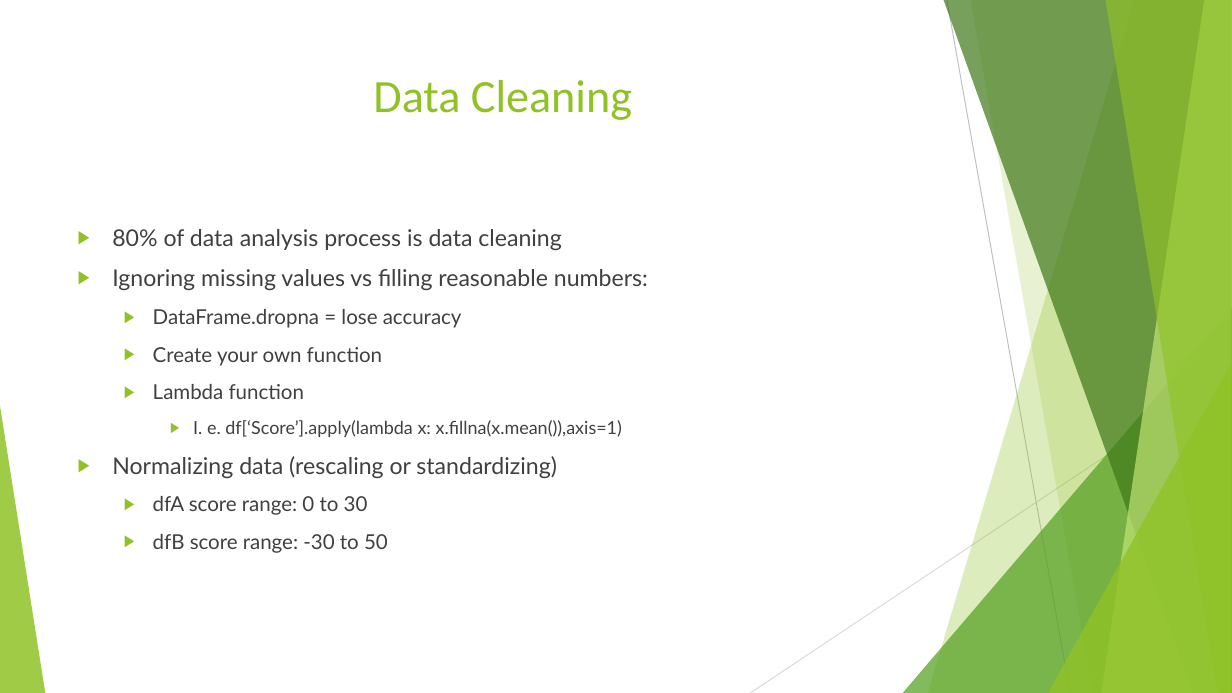
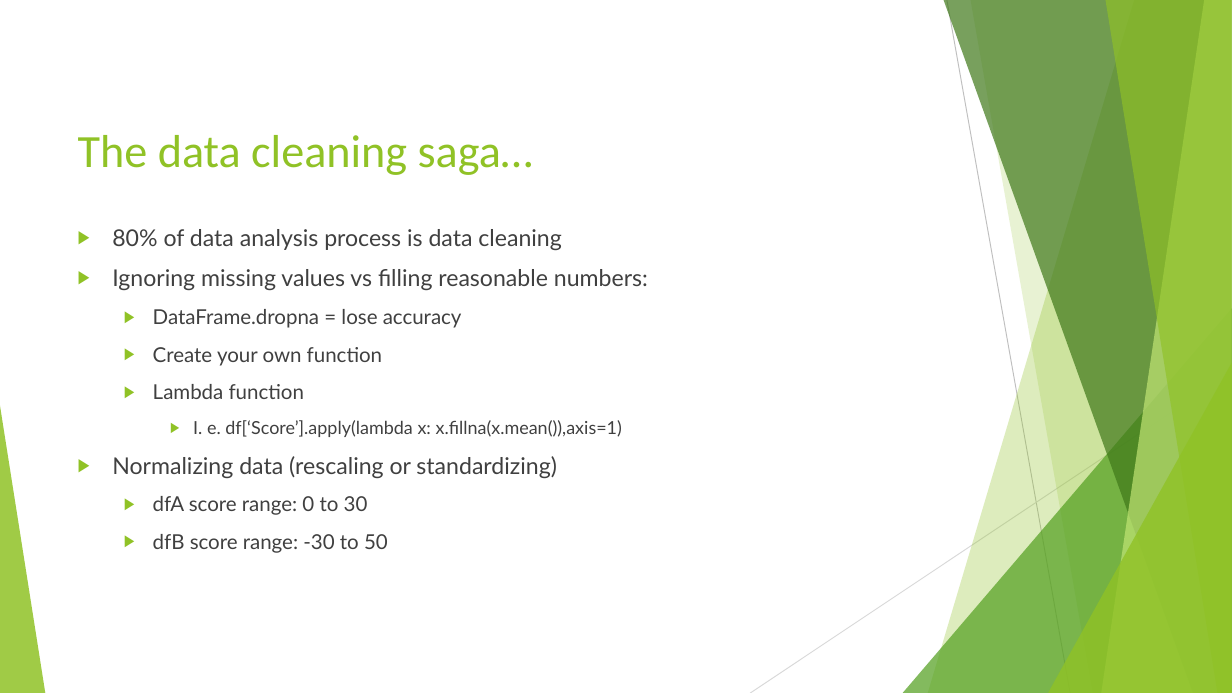
Before and after one commit to TedMur/SnakeBait, a slide deck: slide 5 of SnakeBitePresentation_cfoEdits2.pptx. Drawn at 1232x693 pixels with LibreOffice and Linux fonts; fonts in the diff are those of the drawing. Boxes give left, top, right and bottom in pixels: in the first picture for what was removed or moved away, otherwise in the second. Text is boxed around its words. In the diff, an @@ line names an element or a change of style, - is before the commit and + after.

```diff
--- a/SnakeBitePresentation_cfoEdits2.pptx
+++ b/SnakeBitePresentation_cfoEdits2.pptx
@@ title at box(78, 135, 533, 175): text changed @@
-Data Cleaning
+The data cleaning saga…
```
Also in this commit, not shown: 4 other files.
